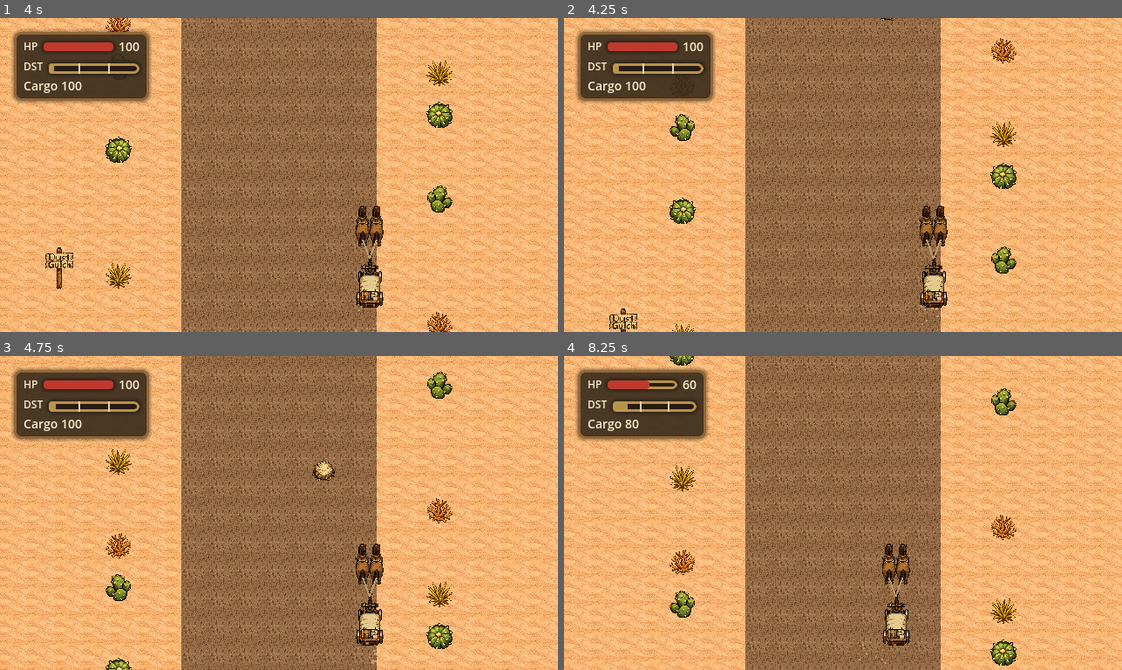
Above: before the commit, frames 1-4 (two rows, left to right).
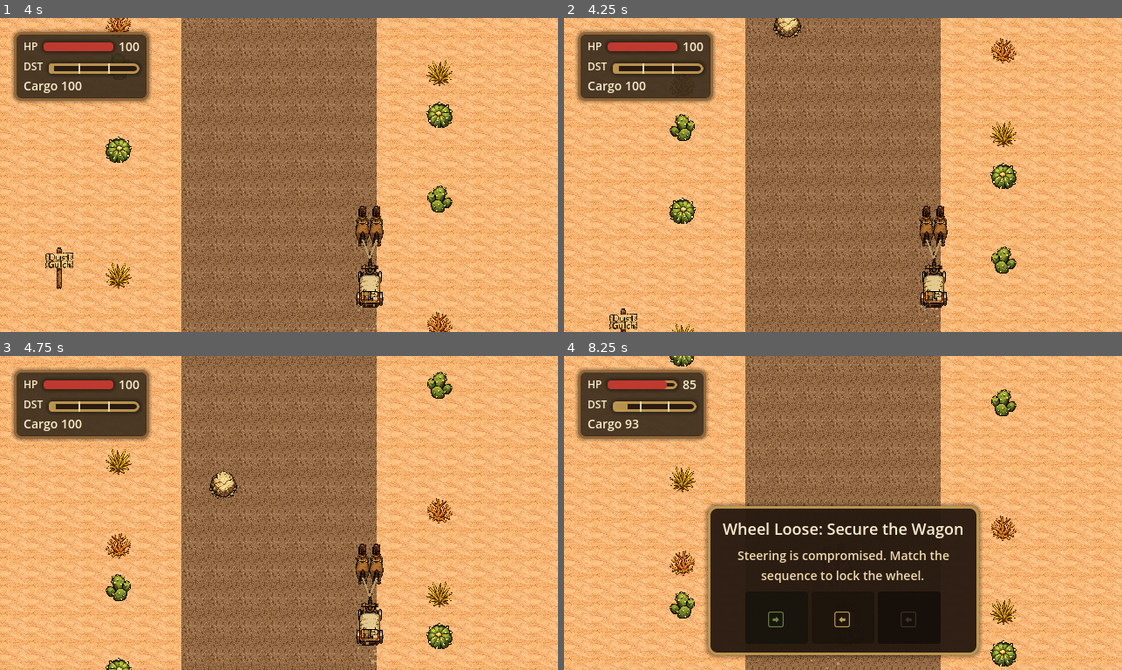
Above: after the commit, the same moments.

Repository: bbenefield89/The-Last-Delivery-to-Dust-Gulch
Game: Godot game, scene res://Scenes/AppRoot/AppRoot.tscn
Two runs of this game, one before a commit and one after it. Both use one fixed random seed, a clock stepped at 60 frames per second and the inputs below. Sound files missing from this copy of the repository are replaced by a short silence.
Inputs (mouse positions are in pixels of both pictures, inside the frame that each line leads up to):
- Up to frame 1 (4 s): click "Play" at 0.5 s; click "Play" at 1.25 s; tap Enter (ui_accept) at 2, 2.27 s; move the mouse to (401, 159) at 2.02 s; hold D (steer_right) 2.03-2.75 s; tap T (return_to_title) at 2.1 s; click (401, 159) at 2.17 s; drag from (167, 190) to (251, 237) at 2.77 s; move the mouse to (334, 105) at 3.52 s; hold D (steer_right) from 3.53 s (still down); tap Alt at 3.6 s
- Up to frame 2 (4.25 s): keep holding D (steer_right)
- Up to frame 3 (4.75 s): release D (steer_right) at 4.25 s; drag from (251, 575) to (111, 465) at 4.27 s
- Up to frame 4 (8.25 s): move the mouse to (1010, 560) at 5.02 s; hold A (steer_left) 5.03-5.75 s; tap Backspace at 5.1 s; tap Enter (ui_accept) at 5.27 s; drag from (675, 465) to (759, 434) at 5.77 s; move the mouse to (870, 513) at 6.52 s; hold S 6.53-7.25 s; tap F at 6.6 s; click (870, 513) at 6.67 s; drag from (759, 434) to (731, 528) at 7.27 s; move the mouse to (965, 497) at 8.02 s; hold D (steer_right) from 8.03 s (still down); tap T (return_to_title) at 8.1 s

Frame 1 is identical in both runs. In frame 2, 0.3% of the frame differs, in the area x 37-60%, y 0-7%; in frame 3, 0.5%; in frame 4, 45%, in the area x 0-100%, y 0-100%.

Commit message:
feat(hazards): align hazard spawns to road grid

Diff:
--- a/Scenes/RunScene/RunScene.tscn
+++ b/Scenes/RunScene/RunScene.tscn
@@ -4,6 +4,10 @@
 [ext_resource type="Script" uid="uid://ueprlqvd6lfl" path="res://Scripts/Hazards/hazard_spawner.gd" id="2_ok7u7"]
 [ext_resource type="Texture2D" uid="uid://c87jx435lsdui" path="res://Assets/Tilesets/Carriage/Carriage-32x64.png" id="3_qapb8"]
 [ext_resource type="Texture2D" uid="uid://bvfd5lxykfl45" path="res://Assets/Tilesets/Horse/Horse-16x48.png" id="4_rn5qx"]
+[ext_resource type="Texture2D" uid="uid://bsmtbkgrqdt63" path="res://Assets/Tilesets/Hazards/Pothole/Pothole-32x32.png" id="5_vvclu"]
+[ext_resource type="Texture2D" uid="uid://de6ppq0376jbi" path="res://Assets/Tilesets/Hazards/Boulder/Boulder-32x32.png" id="6_kd7yq"]
+[ext_resource type="Texture2D" uid="uid://bfo6dckq6e7jq" path="res://Assets/Tilesets/Hazards/Tumbleweed/Tumbleweed-32x32.png" id="7_l2yxu"]
+[ext_resource type="Texture2D" uid="uid://cdsip07mntb51" path="res://Assets/Tilesets/Hazards/Jackalope/Jackalope-32x32.png" id="8_13xg3"]
 
 [sub_resource type="StyleBoxFlat" id="StyleBoxFlat_hud_panel"]
 bg_color = Color(0.235294, 0.180392, 0.117647, 0.88)
@@ -83,6 +87,10 @@
 [node name="HazardSpawner" type="Node2D" parent="World" unique_id=234043959]
 unique_name_in_owner = true
 script = ExtResource("2_ok7u7")
+pothole_texture = ExtResource("5_vvclu")
+rock_texture = ExtResource("6_kd7yq")
+tumbleweed_texture = ExtResource("7_l2yxu")
+livestock_texture = ExtResource("8_13xg3")
 
 [node name="Wagon" type="Polygon2D" parent="World" unique_id=688295343]
 unique_name_in_owner = true
@@ -246,8 +254,7 @@
 [node name="DistanceBar" type="ProgressBar" parent="HUDLayer/HUDPanel/MarginContainer/VBoxContainer/DistanceRow/DistanceBarMargin/DistanceBarOverlay" unique_id=590576366]
 unique_name_in_owner = true
 custom_minimum_size = Vector2(80, 10)
-layout_mode = 2
-anchors_preset = 15
+layout_mode = 0
 anchor_right = 1.0
 anchor_bottom = 1.0
 grow_horizontal = 2
@@ -259,28 +266,24 @@
 [node name="BandMarkerOne" type="ColorRect" parent="HUDLayer/HUDPanel/MarginContainer/VBoxContainer/DistanceRow/DistanceBarMargin/DistanceBarOverlay" unique_id=1734594783]
 unique_name_in_owner = true
 layout_mode = 1
-anchors_preset = 0
+anchors_preset = -1
 anchor_left = 0.333333
-anchor_top = 0.0
 anchor_right = 0.333333
 anchor_bottom = 1.0
 offset_left = -1.0
 offset_right = 1.0
-offset_bottom = 0.0
 mouse_filter = 2
 color = Color(0.945098, 0.882353, 0.709804, 0.9)
 
 [node name="BandMarkerTwo" type="ColorRect" parent="HUDLayer/HUDPanel/MarginContainer/VBoxContainer/DistanceRow/DistanceBarMargin/DistanceBarOverlay" unique_id=816193522]
 unique_name_in_owner = true
 layout_mode = 1
-anchors_preset = 0
+anchors_preset = -1
 anchor_left = 0.666667
-anchor_top = 0.0
 anchor_right = 0.666667
 anchor_bottom = 1.0
 offset_left = -1.0
 offset_right = 1.0
-offset_bottom = 0.0
 mouse_filter = 2
 color = Color(0.945098, 0.882353, 0.709804, 0.9)
 
@@ -440,6 +443,7 @@
 
 [node name="PauseLayer" type="CanvasLayer" parent="." unique_id=1114754801]
 layer = 4
+visible = false
 
 [node name="PauseOverlay" type="Control" parent="PauseLayer" unique_id=357867026]
 unique_name_in_owner = true
--- a/Scripts/Hazards/hazard_spawner.gd
+++ b/Scripts/Hazards/hazard_spawner.gd
@@ -3,45 +3,22 @@
 
 ## Spawns readable hazard layouts with route-progress pacing and late-run pressure pairs.
 
-const LANE_X_POSITIONS := [-68.0, 0.0, 68.0]
+const LANE_X_POSITIONS := [-96.0, -64.0, -32.0, 0.0, 32.0, 64.0, 96.0]
 const DEFAULT_SPAWN_Y := -320.0
 const DEFAULT_DESPAWN_Y := 260.0
 const DEFAULT_HAZARD_TYPE := &"pothole"
-const POTHOLE_TEXTURE := preload("res://Assets/Tilesets/Pothole/Pothole-32x32.png")
-const ROCK_TEXTURE := preload("res://Assets/Tilesets/Boulder/Boulder-32x32.png")
-const TUMBLEWEED_TEXTURE := preload("res://Assets/Tilesets/Tumbleweed/Tumbleweed-32x32.png")
-const LIVESTOCK_TEXTURE := preload("res://Assets/Tilesets/Jackalope/Jackalope-32x32.png")
 const PRESSURE_PAIR_PROGRESS_THRESHOLD := 0.72
 const PRESSURE_PAIR_Y_OFFSET := 56.0
 const LIVESTOCK_CROSSING_TARGET_Y := 0.0
 const LIVESTOCK_CROSSING_X_PER_SCROLL_UNIT := 0.75
 const HAZARD_SIDE_DESPAWN_X := 360.0
-const HAZARD_PROFILES := {
-	&"pothole": {
-		"texture": POTHOLE_TEXTURE,
-		"damage": 10,
-		"cargo_damage": 4,
-		"size": Vector2(32.0, 24.0),
-	},
-	&"rock": {
-		"texture": ROCK_TEXTURE,
-		"damage": 15,
-		"cargo_damage": 7,
-		"size": Vector2(36.0, 36.0),
-	},
-	&"tumbleweed": {
-		"texture": TUMBLEWEED_TEXTURE,
-		"damage": 6,
-		"cargo_damage": 3,
-		"size": Vector2(32.0, 32.0),
-	},
-	&"livestock": {
-		"texture": LIVESTOCK_TEXTURE,
-		"damage": 12,
-		"cargo_damage": 5,
-		"size": Vector2(32.0, 32.0),
-	},
-}
+
+# Public Fields: Export
+
+@export var pothole_texture: Texture2D
+@export var rock_texture: Texture2D
+@export var tumbleweed_texture: Texture2D
+@export var livestock_texture: Texture2D
 
 # Private Fields
 
@@ -95,7 +72,7 @@
 func _prime_next_spawn() -> void:
 	var band := _get_active_band()
 	var hazard_type := _roll_hazard_type(band.weights)
-	var lane_index := _rng.randi_range(0, LANE_X_POSITIONS.size() - 1)
+	var lane_index := _roll_lane_index()
 	var plan := SpawnPlan.new(hazard_type, lane_index, _roll_spacing(band))
 	if band.allows_pressure_pair and _route_progress_ratio >= PRESSURE_PAIR_PROGRESS_THRESHOLD:
 		var pressure_lane := _get_pressure_lane_index(lane_index)
@@ -156,12 +133,17 @@
 	return _rng.randf_range(band.spacing_min, band.spacing_max)
 
 
-## Chooses a secondary lane that preserves the existing center-lane pressure behavior.
+## Rolls one lane index from the full 7-tile road grid.
+func _roll_lane_index() -> int:
+	return _rng.randi_range(0, LANE_X_POSITIONS.size() - 1)
+
+
+## Chooses a secondary lane from the same 7-tile grid while avoiding the primary lane.
 func _get_pressure_lane_index(primary_lane_index: int) -> int:
-	if primary_lane_index == 1:
-		return 0 if _route_progress_ratio < 0.85 else 2
-
-	return 1
+	var pressure_lane_index := _roll_lane_index()
+	while pressure_lane_index == primary_lane_index:
+		pressure_lane_index = _roll_lane_index()
+	return pressure_lane_index
 
 ## Builds a readable hazard node for the requested hazard type.
 func _build_hazard_visual(hazard_type: StringName) -> Node2D:
@@ -221,7 +203,35 @@
 
 ## Resolves the shared gameplay profile for the requested hazard type.
 func _get_hazard_profile(hazard_type: StringName) -> Dictionary:
-	return HAZARD_PROFILES.get(hazard_type, HAZARD_PROFILES[DEFAULT_HAZARD_TYPE])
+	match hazard_type:
+		&"rock":
+			return {
+				"texture": rock_texture,
+				"damage": 15,
+				"cargo_damage": 7,
+				"size": Vector2(36.0, 36.0),
+			}
+		&"tumbleweed":
+			return {
+				"texture": tumbleweed_texture,
+				"damage": 6,
+				"cargo_damage": 3,
+				"size": Vector2(32.0, 32.0),
+			}
+		&"livestock":
+			return {
+				"texture": livestock_texture,
+				"damage": 12,
+				"cargo_damage": 5,
+				"size": Vector2(32.0, 32.0),
+			}
+		_:
+			return {
+				"texture": pothole_texture,
+				"damage": 10,
+				"cargo_damage": 4,
+				"size": Vector2(32.0, 24.0),
+			}
 
 
 ## Frees hazards after they scroll past the visible play area.
--- a/Tests/Unit/test_hazard_spawner.gd
+++ b/Tests/Unit/test_hazard_spawner.gd
@@ -1,10 +1,18 @@
 extends GutTest
 
 const HazardSpawnerType := preload("res://Scripts/Hazards/hazard_spawner.gd")
+const POTHOLE_TEXTURE := preload("res://Assets/Tilesets/Hazards/Pothole/Pothole-32x32.png")
+const ROCK_TEXTURE := preload("res://Assets/Tilesets/Hazards/Boulder/Boulder-32x32.png")
+const TUMBLEWEED_TEXTURE := preload("res://Assets/Tilesets/Hazards/Tumbleweed/Tumbleweed-32x32.png")
+const LIVESTOCK_TEXTURE := preload("res://Assets/Tilesets/Hazards/Jackalope/Jackalope-32x32.png")
 
 
 func _create_seeded_spawner() -> Node:
 	var spawner := HazardSpawnerType.new()
+	spawner.pothole_texture = POTHOLE_TEXTURE
+	spawner.rock_texture = ROCK_TEXTURE
+	spawner.tumbleweed_texture = TUMBLEWEED_TEXTURE
+	spawner.livestock_texture = LIVESTOCK_TEXTURE
 	add_child_autofree(spawner)
 	return spawner
 
@@ -85,21 +93,27 @@
 		assert_true(late_plan.spacing <= 460.0)
 
 
-func test_seeded_rolls_randomize_lane_selection_across_three_lanes() -> void:
+func test_seeded_rolls_randomize_lane_selection_across_seven_lanes() -> void:
 	var spawner := _create_seeded_spawner()
 	await wait_process_frames(1)
 
 	var lane_indices: Dictionary = {}
-	for roll_index in range(18):
+	for roll_index in range(240):
 		var plan = _prime_seeded_plan(spawner, 400 + roll_index, 0.5)
 		lane_indices[plan.lane_index] = true
 
 	assert_eq(lane_indices.size(), HazardSpawnerType.LANE_X_POSITIONS.size())
+	assert_eq(
+		HazardSpawnerType.LANE_X_POSITIONS,
+		[-96.0, -64.0, -32.0, 0.0, 32.0, 64.0, 96.0]
+	)
 
 
 func test_late_band_rolls_add_pressure_pairs_but_earlier_bands_do_not() -> void:
 	var spawner := _create_seeded_spawner()
 	await wait_process_frames(1)
+
+	var pressure_pair_lane_indices: Dictionary = {}
 
 	for roll_index in range(12):
 		var early_plan = _prime_seeded_plan(spawner, 500 + roll_index, 0.2)
@@ -111,6 +125,9 @@
 		var late_plan = _prime_seeded_plan(spawner, 700 + roll_index, 0.75)
 		assert_true(late_plan.has_pressure_pair())
 		assert_ne(late_plan.pressure_pair_lane_index, late_plan.lane_index)
+		pressure_pair_lane_indices[late_plan.pressure_pair_lane_index] = true
+
+	assert_true(pressure_pair_lane_indices.size() > 1)
 
 
 ## Confirms livestock remains absent from the opening band but can roll once the run advances.
@@ -147,9 +164,9 @@
 	autofree(rock)
 	autofree(tumbleweed)
 
-	assert_eq(pothole.texture, HazardSpawnerType.POTHOLE_TEXTURE)
-	assert_eq(rock.texture, HazardSpawnerType.ROCK_TEXTURE)
-	assert_eq(tumbleweed.texture, HazardSpawnerType.TUMBLEWEED_TEXTURE)
+	assert_eq(pothole.texture, POTHOLE_TEXTURE)
+	assert_eq(rock.texture, ROCK_TEXTURE)
+	assert_eq(tumbleweed.texture, TUMBLEWEED_TEXTURE)
 	assert_ne(pothole.texture, rock.texture)
 	assert_ne(rock.texture, tumbleweed.texture)
 	assert_ne(pothole.texture, tumbleweed.texture)
@@ -199,7 +216,9 @@
 	var spawner := _create_seeded_spawner()
 	await wait_process_frames(1)
 
-	spawner._spawn_hazard(&"pothole", 1)
+	var center_lane_index := HazardSpawnerType.LANE_X_POSITIONS.find(0.0)
+	assert_ne(center_lane_index, -1)
+	spawner._spawn_hazard(&"pothole", center_lane_index)
 
 	var collisions: Array[Dictionary] = spawner.collect_collisions(
 		Vector2(0.0, HazardSpawnerType.DEFAULT_SPAWN_Y),
--- a/project.godot
+++ b/project.godot
@@ -19,7 +19,6 @@
 
 window/size/viewport_width=640
 window/size/viewport_height=360
-window/size/mode=4
 window/stretch/mode="viewport"
 
 [editor_plugins]
Binary file removed: Assets/Tilesets/Boulder/Boulder-32x32.ase
Binary file removed: Assets/Tilesets/Boulder/Boulder-32x32.png
Renamed: Assets/Tilesets/Boulder/Boulder-1024x1536.png -> Assets/Tilesets/Hazards/Boulder/Boulder-1024x1536.png
Not shown, changed: Assets/Tilesets/Hazards/Boulder/Boulder-1024x1536.png.import
Binary file added: Assets/Tilesets/Hazards/Boulder/Boulder-32x32.ase
Binary file added: Assets/Tilesets/Hazards/Boulder/Boulder-32x32.png
Not shown, changed: Assets/Tilesets/Hazards/Boulder/Boulder-32x32.png.import
Renamed: Assets/Tilesets/Jackalope/Jackalope-1536x1024.png -> Assets/Tilesets/Hazards/Jackalope/Jackalope-1536x1024.png
Not shown, changed: Assets/Tilesets/Hazards/Jackalope/Jackalope-1536x1024.png.import
Renamed: Assets/Tilesets/Jackalope/Jackalope-32x32.ase -> Assets/Tilesets/Hazards/Jackalope/Jackalope-32x32.ase
Renamed: Assets/Tilesets/Jackalope/Jackalope-32x32.png -> Assets/Tilesets/Hazards/Jackalope/Jackalope-32x32.png
Not shown, changed: Assets/Tilesets/Hazards/Jackalope/Jackalope-32x32.png.import
(and 11 more such lines)
